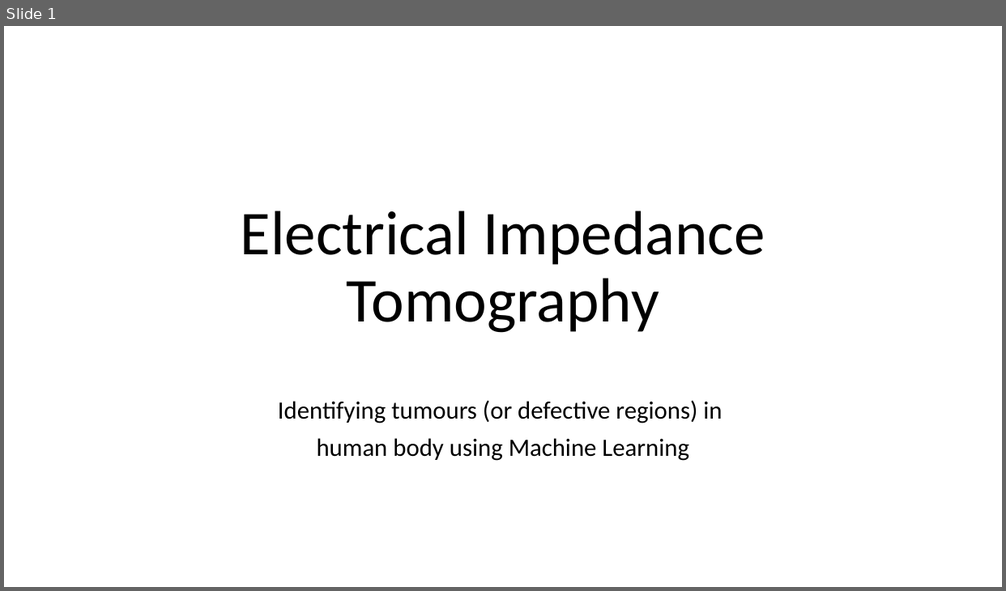
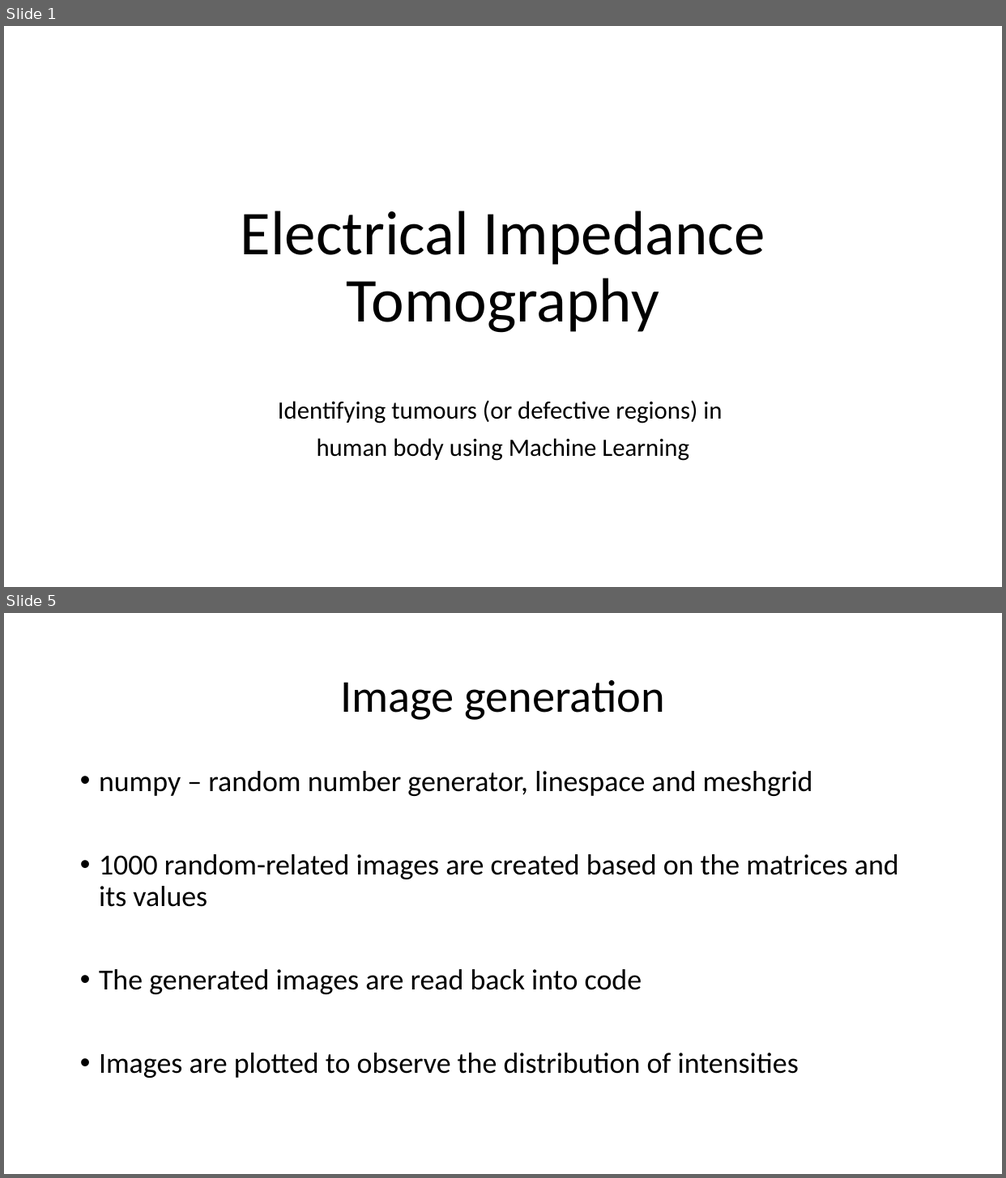
Before and after one commit to nsudhanva/eit, a slide deck: docs/Electrical Impedance Tomography.pptx. Shown one above the other, each under a label of ours: slide 1 before the commit, slides 1 and 5 after it; the slides between them are not shown. The pictures are 1006x591 and 1006x1178 pixels, drawn with LibreOffice and Linux fonts; fonts in the diff are those of the drawing. Boxes give left, top, right and bottom in pixels: in the first picture for what was removed or moved away, otherwise in the second. Text is boxed around its words. In the diff, an @@ line names an element or a change of style, - is before the commit and + after.

```diff
--- a/docs/Electrical Impedance Tomography.pptx
+++ b/docs/Electrical Impedance Tomography.pptx
@@ slide 5 added at (4,613,1002,1174), background #FFFFFF @@
@@ title added at (340,680,665,720), 44 pt, text #000000 @@
+Image generation
@@ text added at (99,771,899,1078), 28 pt, text #000000 @@
+• numpy – random number generator, linespace and meshgrid
+• 1000 random-related images are created based on the matrices and its values
+• The generated images are read back into code
+• Images are plotted to observe the distribution of intensities
```
Also in this commit, not shown: 1 slide changed, 6 other slides added, 6 other files.
